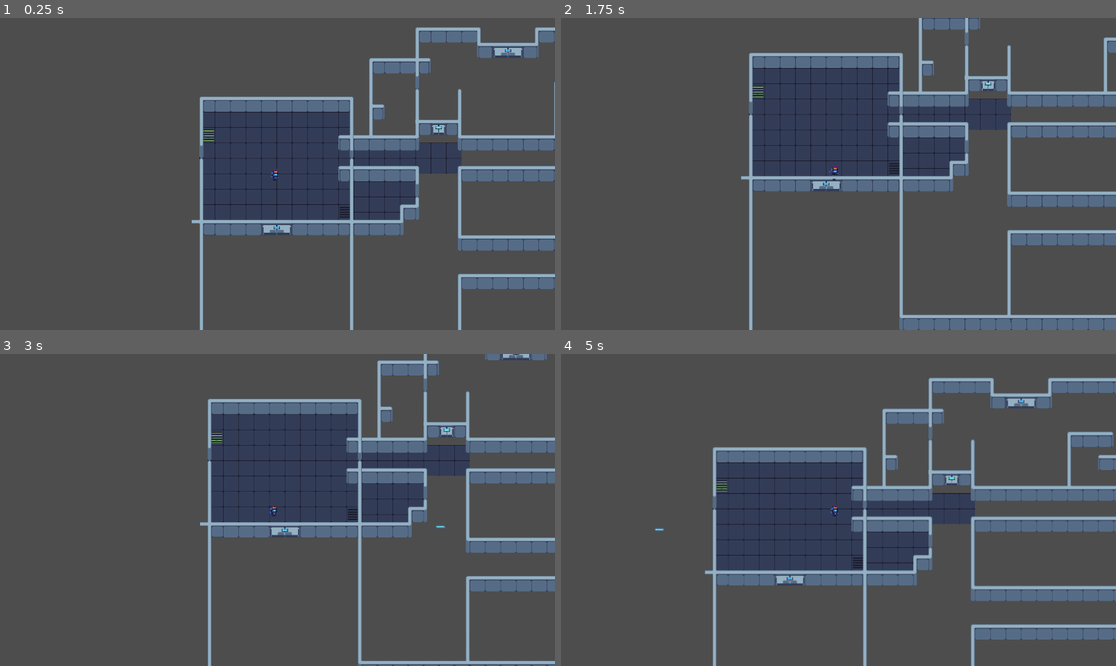
Above: before the commit, frames 1-4 (two rows, left to right).
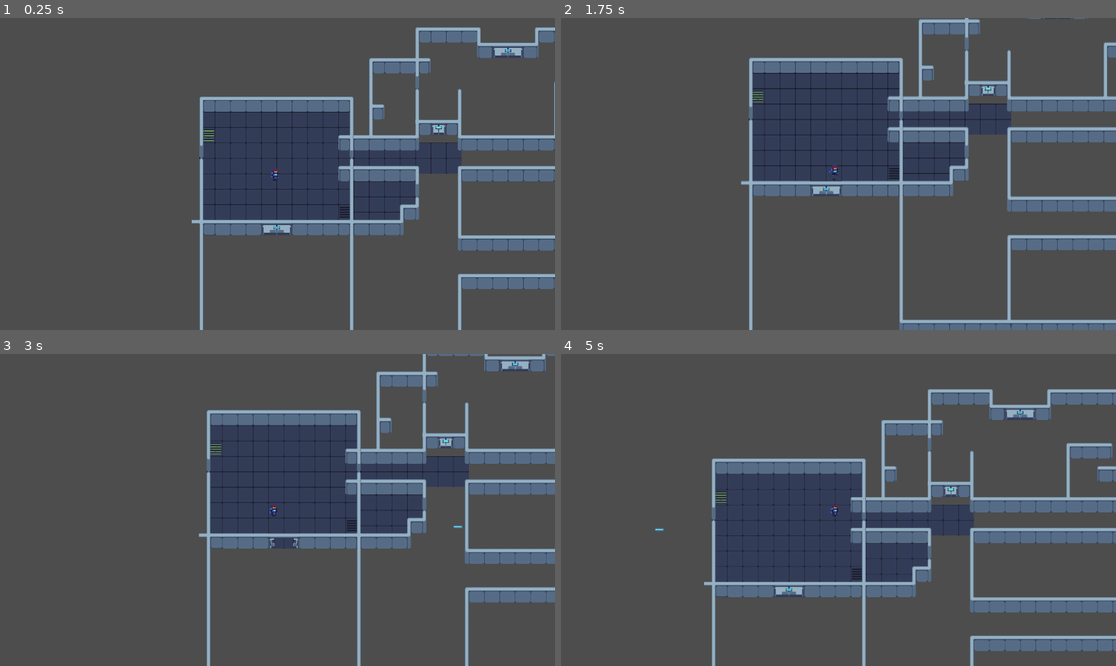
Above: after the commit, the same moments.

Repository: GerardinClement/Gamejam_forge
Game: Godot game, scene res://tile_map.tscn
Same seed, same stepped clock (60 frames per second), same inputs: the game is played once before the commit and once after it.
Inputs (mouse positions are in pixels of both pictures, inside the frame that each line leads up to):
- Up to frame 1 (0.25 s): no input
- Up to frame 2 (1.75 s): tap Enter at 0.5 s; move the mouse to (810, 236) at 0.52 s; move the mouse to (1005, 220) at 1.27 s
- Up to frame 3 (3 s): move the mouse to (111, 463) at 2.02 s; move the mouse to (305, 510) at 2.77 s
- Up to frame 4 (5 s): move the mouse to (755, 432) at 3.52 s; move the mouse to (960, 494) at 4.27 s

The runs differ from the first frame. In frame 1, less than 0.1% of the frame differs, in the area x 49-51%, y 67-68%; in frame 2, 9.9%; in frame 3, 18%; in frame 4, 24%, in the area x 25-100%, y 7-100%.

Commit message:
first door animation

Diff:
--- /dev/null
+++ b/large_door.gd
@@ -0,0 +1,22 @@
+extends StaticBody2D
+
+@onready var animation = $AnimatedSprite2D
+
+# Called when the node enters the scene tree for the first time.
+func _ready():
+	pass # Replace with function body.
+
+
+# Called every frame. 'delta' is the elapsed time since the previous frame.
+func _process(delta):
+	pass
+
+
+func _on_player_detector_body_entered(body):
+	if body.name == "Player":
+		animation.play("large_door_opening")
+
+
+func _on_player_detector_body_exited(body):
+	if body.name == "Player":
+		animation.play("large_door_closing")
--- /dev/null
+++ b/large_door.tscn
@@ -0,0 +1,81 @@
+[gd_scene load_steps=10 format=3 uid="uid://keejpye2ln1t"]
+
+[ext_resource type="Script" path="res://large_door.gd" id="1_30vlx"]
+[ext_resource type="Texture2D" uid="uid://c0hekh4nn5l81" path="res://Assets/Tech Dungeon Roguelite - Asset Pack (v5)/Props and Items/props and items x1.png" id="1_ukk0h"]
+
+[sub_resource type="RectangleShape2D" id="RectangleShape2D_wvgj6"]
+size = Vector2(64, 32)
+
+[sub_resource type="AtlasTexture" id="AtlasTexture_tqrcj"]
+atlas = ExtResource("1_ukk0h")
+region = Rect2(704, 512, 64, 32)
+
+[sub_resource type="AtlasTexture" id="AtlasTexture_2m5ak"]
+atlas = ExtResource("1_ukk0h")
+region = Rect2(640, 512, 64, 32)
+
+[sub_resource type="AtlasTexture" id="AtlasTexture_pt7yy"]
+atlas = ExtResource("1_ukk0h")
+region = Rect2(384, 512, 64, 32)
+
+[sub_resource type="AtlasTexture" id="AtlasTexture_6qkgy"]
+atlas = ExtResource("1_ukk0h")
+region = Rect2(192, 512, 64, 32)
+
+[sub_resource type="SpriteFrames" id="SpriteFrames_5pgd7"]
+animations = [{
+"frames": [{
+"duration": 3.0,
+"texture": SubResource("AtlasTexture_tqrcj")
+}, {
+"duration": 1.0,
+"texture": SubResource("AtlasTexture_2m5ak")
+}, {
+"duration": 1.0,
+"texture": SubResource("AtlasTexture_pt7yy")
+}, {
+"duration": 2.0,
+"texture": SubResource("AtlasTexture_6qkgy")
+}],
+"loop": false,
+"name": &"large_door_closing",
+"speed": 5.0
+}, {
+"frames": [{
+"duration": 2.0,
+"texture": SubResource("AtlasTexture_6qkgy")
+}, {
+"duration": 1.0,
+"texture": SubResource("AtlasTexture_pt7yy")
+}, {
+"duration": 1.0,
+"texture": SubResource("AtlasTexture_2m5ak")
+}, {
+"duration": 3.0,
+"texture": SubResource("AtlasTexture_tqrcj")
+}],
+"loop": false,
+"name": &"large_door_opening",
+"speed": 5.0
+}]
+
+[sub_resource type="CircleShape2D" id="CircleShape2D_v51h1"]
+radius = 39.0
+
+[node name="Door" type="StaticBody2D"]
+script = ExtResource("1_30vlx")
+
+[node name="CollisionShape2D" type="CollisionShape2D" parent="."]
+shape = SubResource("RectangleShape2D_wvgj6")
+
+[node name="AnimatedSprite2D" type="AnimatedSprite2D" parent="."]
+sprite_frames = SubResource("SpriteFrames_5pgd7")
+animation = &"large_door_opening"
+
+[node name="player_detector" type="Area2D" parent="."]
+
+[node name="CollisionShape2D" type="CollisionShape2D" parent="player_detector"]
+shape = SubResource("CircleShape2D_v51h1")
+
+[connection signal="body_entered" from="player_detector" to="." method="_on_player_detector_body_entered"]
+[connection signal="body_exited" from="player_detector" to="." method="_on_player_detector_body_exited"]
--- a/tile_map.tscn
+++ b/tile_map.tscn
@@ -1,8 +1,9 @@
-[gd_scene load_steps=51 format=3 uid="uid://b1duj81xgtv76"]
+[gd_scene load_steps=52 format=3 uid="uid://b1duj81xgtv76"]
 
 [ext_resource type="Texture2D" uid="uid://dkj15bqj1pwph" path="res://Assets/Tech Dungeon Roguelite - Asset Pack (v5)/tileset x1.png" id="1_kf7dp"]
 [ext_resource type="Texture2D" uid="uid://c0hekh4nn5l81" path="res://Assets/Tech Dungeon Roguelite - Asset Pack (v5)/Props and Items/props and items x1.png" id="2_ljkmu"]
 [ext_resource type="PackedScene" uid="uid://bghlfveoqowne" path="res://player.tscn" id="3_gudsx"]
+[ext_resource type="PackedScene" uid="uid://keejpye2ln1t" path="res://large_door.tscn" id="4_4hjqr"]
 
 [sub_resource type="TileMapPattern" id="TileMapPattern_4wwn5"]
 tile_data = PackedInt32Array(0, 1048576, 0, 65536, 1048576, 1, 1, 1114112, 0, 65537, 1114112, 1)
@@ -4814,9 +4815,12 @@
 layer_0/name = "Ground"
 layer_0/tile_data = PackedInt32Array(-65538, 4456448, 2, -2, 4456448, 3, -65537, 4521984, 2, -1, 4521984, 3, -131072, 4 …(8372 unchanged characters)…
 layer_1/name = "Walls"
-layer_1/tile_data = PackedInt32Array(-655352, 1048576, 0, -5 …(1173 unchanged characters)… 458749, 720896, 20, 524285, 720896, 21, 458750, 1, 32, 524286, 1, 33, 458751, 65537, 32, 524287, 65537, 33, 393216, 131073, 32, 458752, 131073, 33, 393217, 196609, 32, 458753, 196609, 33, 393218, 655360, 20, 458754, 655360, 21,  …(13530 unchanged characters)…
+layer_1/tile_data = PackedInt32Array(-655352, 1048576, 0, -5 …(1173 unchanged characters)… 458749, 720896, 20, 524285, 720896, 21, 393218, 655360, 20, 458754, 655360, 21,  …(13530 unchanged characters)…
 layer_2/name = "Stripes"
 layer_2/tile_data = PackedInt32Array(524338, 1310720, 34, 589874, 1310720, 35, 524339, 1376256, 34, 589875, 1376256, 35, 524334, 1310720, 34, 589870, 1310720, 35, 524335, 1376256, 34, 589871, 1376256, 35)
 
 [node name="Player" parent="." instance=ExtResource("3_gudsx")]
 position = Vector2(2, 1)
+
+[node name="LargeDoorSpawn" parent="." instance=ExtResource("4_4hjqr")]
+position = Vector2(0, 112)
